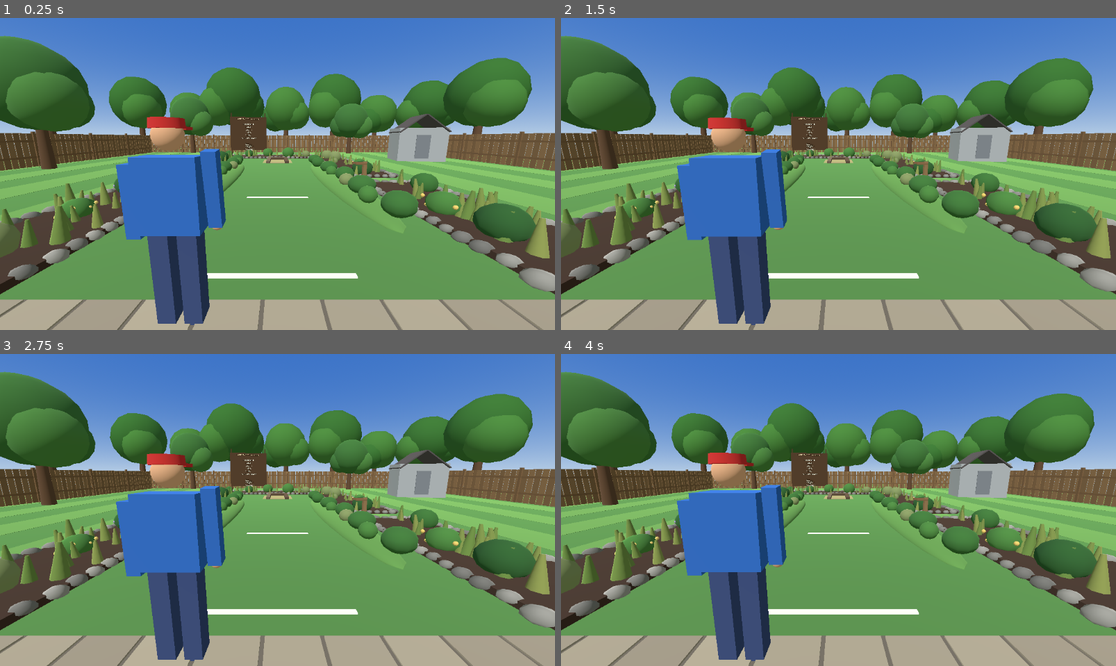
Above: before the commit, frames 1-4 (two rows, left to right).
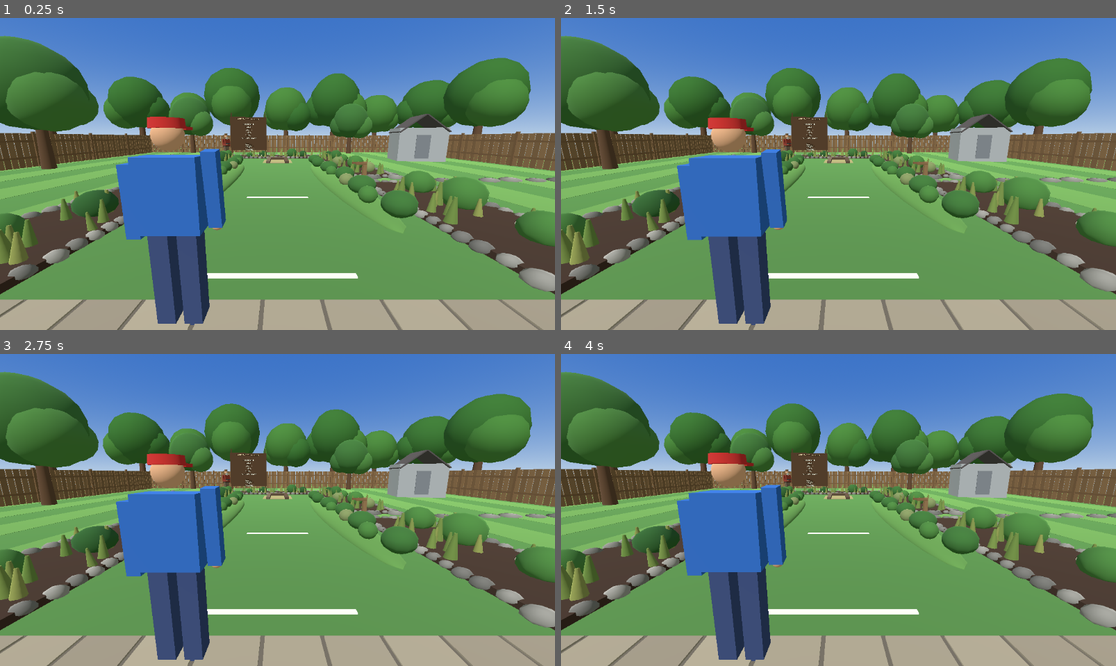
Above: after the commit, the same moments.

Repository: SibioJak/vr-horseshoes
Game: Godot game, scene res://main.tscn
Same seed, same stepped clock (60 frames per second), same inputs: the game is played once before the commit and once after it.
Inputs:
- Up to frame 1 (0.25 s): no input
- Up to frame 2 (1.5 s): no input
- Up to frame 3 (2.75 s): no input
- Up to frame 4 (4 s): no input

The runs differ from the first frame. In frame 1, 7.4% of the frame differs, in the area x 0-100%, y 12-80%; in frame 2, 7.4%; in frame 3, 7.4%; in frame 4, 7.4%.

Commit message:
Stage 2 / Stage B (checkpoint 2): fountain, the gate, Phineas - the yard pass complete
Items 3-5. THE FOUNTAIN (chosen over the pond from Chris's
original Stage 2 wording, 'rock fountain'): stacked rocks
in a stone-ringed basin set into the left bed mid-court,
still water, the bed's planting cleared from its nook.
THE GATE: the right fence run now opens at z -6.75..-5.25
with dressed posts; the panel is its own group pivoted on
the hinge post - arched top, rails, diagonal brace, hinge
straps, latch ring - standing CLOSED, ready to swing when
the cast arrives. A 13-stone stepping path runs from the
gate across the right bed's new gap to the lawn.
PHINEAS GAGE: the far-left corner's resident, primitives
in the opponent's language - slouch hat, grey beard, red
work shirt, gold pan in his outstretched hand - static at
the end of the far bed, facing the stake (guard dot 1.00,
1.81 m clear of the board sightline). Proofs: court_view
re-shot from over the patio (the house wall evicted its
old camera) + five new frames. Tallies: logic 330/330,
benches 46 + 76, audit 77, smoke ALL 574 PASSED, proofs
ALL 61 PASSED. One smoke run was timebox-killed at 580 s
(614 passes, zero failures, mid scripted game); the re-run
under a 900 s allowance finished clean at ~489 s.

Diff:
--- a/scripts/main.gd
+++ b/scripts/main.gd
@@ -985,12 +985,17 @@
 	var rail_mat := _mat(Color(0.44, 0.33, 0.21))
 	var post_mesh := BoxMesh.new()
 	post_mesh.size = Vector3(0.12, 1.85, 0.12)
-	# Runs: [start, end] pairs along the rectangle.
+	# Runs: [start, end] pairs along the rectangle. Stage B:
+	# the right run comes in TWO pieces - the gate gap
+	# (stage_b_gate's span) is a real opening in the fence,
+	# and its posts land on the gap's ends.
+	var gate_d: Dictionary = stage_b_gate()
 	var runs: Array = [
 		[Vector2(-13.0, -20.0), Vector2(13.0, -20.0)],
 		[Vector2(-13.0, 7.0), Vector2(13.0, 7.0)],
 		[Vector2(-13.0, -20.0), Vector2(-13.0, 7.0)],
-		[Vector2(13.0, -20.0), Vector2(13.0, 7.0)],
+		[Vector2(13.0, -20.0), Vector2(13.0, float(gate_d["z_hinge"]))],
+		[Vector2(13.0, float(gate_d["z_latch"])), Vector2(13.0, 7.0)],
 	]
 	for run: Array in runs:
 		var a: Vector2 = run[0]
@@ -1384,6 +1389,11 @@
 			else:
 				px = x0 + t * w
 				pz = (z0 + z1) * 0.5 + rng.randf_range(-0.40, 0.40)
+			# Stage B: the fountain's nook stays clear - no
+			# shrub plants inside its basin's circle.
+			if Vector2(px - STAGE_B_FOUNTAIN_POS.x,
+					pz - STAGE_B_FOUNTAIN_POS.z).length() < 0.98:
+				continue
 			var form: int = rng.randi_range(0, 2)
 			var r: float = float(shrub_radii[form])
 			var sc: float = rng.randf_range(0.85, 1.35)
@@ -1424,11 +1434,15 @@
 			var sc: float = rng.randf_range(0.8, 1.35)
 			var eul := Vector3(rng.randf_range(-0.12, 0.12),
 				rng.randf_range(0.0, TAU), rng.randf_range(-0.12, 0.12))
+			var tx: float = rng.randf_range(x0 + 0.18, x1 - 0.18)
+			var tz: float = rng.randf_range(z0 + 0.18, z1 - 0.18)
+			# Stage B: tufts keep out of the fountain nook too.
+			if Vector2(tx - STAGE_B_FOUNTAIN_POS.x,
+					tz - STAGE_B_FOUNTAIN_POS.z).length() < 0.98:
+				continue
 			tuft_tfs.append(Transform3D(
 				Basis.from_euler(eul).scaled(Vector3(sc, sc, sc)),
-				Vector3(rng.randf_range(x0 + 0.18, x1 - 0.18),
-					0.10 + 0.21 * sc - 0.05,
-					rng.randf_range(z0 + 0.18, z1 - 0.18))))
+				Vector3(tx, 0.10 + 0.21 * sc - 0.05, tz)))
 			tuft_cols.append(tuft_straw.lerp(tuft_green, rng.randf()))
 	var tuft_mesh := CylinderMesh.new()
 	tuft_mesh.top_radius = 0.02
@@ -1453,6 +1467,10 @@
 			var off := Vector3(rng.randf_range(-0.34, 0.34), 0.0,
 				rng.randf_range(-0.34, 0.34))
 			if off.length() > 0.36:
+				continue
+			# Stage B: no flower dots inside the fountain nook.
+			if Vector2(pt.x + off.x - STAGE_B_FOUNTAIN_POS.x,
+					pt.z + off.z - STAGE_B_FOUNTAIN_POS.z).length() < 0.95:
 				continue
 			var sc: float = rng.randf_range(0.8, 1.3)
 			flower_tfs.append(Transform3D(
@@ -1608,6 +1626,9 @@
 	stage_b.name = "StageB"
 	scenery_root.add_child(stage_b)
 	_build_patio(stage_b)
+	_build_fountain(stage_b)
+	_build_gate(stage_b)
+	_build_phineas(stage_b)
 
 
 func _build_patio(parent: Node) -> void:
@@ -1840,6 +1861,291 @@
 	blob.position = Vector3(0.0, 0.55, 0.0)
 	blob.scale = Vector3(1.0, 0.82, 1.0)
 	pot.add_child(blob)
+
+
+## The fountain (yard-pass item 3): a stacked-rock fountain
+## in a stone-ringed basin, set into the left bed's nook -
+## the bed's planting keeps out of its circle (see
+## _build_stage_a_beds). The water is STILL: one disc, one
+## quiet material, no animation system - the dusk/light
+## stage may teach it to move, not this pass.
+func _build_fountain(parent: Node) -> void:
+	var fountain := Node3D.new()
+	fountain.name = "Fountain"
+	fountain.position = STAGE_B_FOUNTAIN_POS
+	parent.add_child(fountain)
+	var stone_mat := _mat(Color(0.48, 0.47, 0.45))
+	var dark_stone := _mat(Color(0.38, 0.37, 0.35))
+	# Basin floor: a stone disc sunk into the mulch.
+	var floor_mi := MeshInstance3D.new()
+	var floor_mesh := CylinderMesh.new()
+	floor_mesh.top_radius = STAGE_B_FOUNTAIN_R
+	floor_mesh.bottom_radius = STAGE_B_FOUNTAIN_R
+	floor_mesh.height = 0.10
+	floor_mesh.radial_segments = 18
+	floor_mi.mesh = floor_mesh
+	floor_mi.material_override = dark_stone
+	floor_mi.position = Vector3(0.0, 0.13, 0.0)
+	fountain.add_child(floor_mi)
+	# The ring: irregular stones circled at the basin's rim,
+	# the edging's squashed-sphere language at basin scale.
+	var ring_tfs: Array = []
+	var ring_cols: Array = []
+	var rng := RandomNumberGenerator.new()
+	rng.seed = 20261109
+	var n_ring: int = 11
+	for i: int in n_ring:
+		var a: float = TAU * float(i) / float(n_ring)
+		var rr: float = 0.70 + rng.randf_range(-0.03, 0.03)
+		var s: float = rng.randf_range(0.15, 0.19)
+		var eul := Vector3(rng.randf_range(-0.12, 0.12),
+			rng.randf_range(0.0, TAU), rng.randf_range(-0.12, 0.12))
+		ring_tfs.append(Transform3D(
+			Basis.from_euler(eul).scaled(Vector3(s, s * 0.62, s * 0.88)),
+			Vector3(cos(a) * rr, 0.19, sin(a) * rr)))
+		var g: float = rng.randf_range(0.42, 0.60)
+		ring_cols.append(Color(g, g * 0.99, g * 0.96))
+	var ring_mesh := SphereMesh.new()
+	ring_mesh.radius = 1.0
+	ring_mesh.height = 2.0
+	ring_mesh.radial_segments = 7
+	ring_mesh.rings = 4
+	_stage_a_multimesh(fountain, "BasinStones", ring_mesh, ring_tfs, ring_cols)
+	# Still water: a low disc inside the ring.
+	var water_mat := StandardMaterial3D.new()
+	water_mat.albedo_color = Color(0.36, 0.54, 0.60)
+	water_mat.roughness = 0.12
+	water_mat.metallic = 0.05
+	var water := MeshInstance3D.new()
+	water.name = "Water"
+	var water_mesh := CylinderMesh.new()
+	water_mesh.top_radius = 0.64
+	water_mesh.bottom_radius = 0.64
+	water_mesh.height = 0.025
+	water_mesh.radial_segments = 18
+	water.mesh = water_mesh
+	water.material_override = water_mat
+	water.position = Vector3(0.0, 0.185, 0.0)
+	fountain.add_child(water)
+	# The rock stack: three craggy spheres piled at the
+	# centre, one pebble riding the top.
+	var rock_mesh := SphereMesh.new()
+	rock_mesh.radius = 1.0
+	rock_mesh.height = 2.0
+	rock_mesh.radial_segments = 9
+	rock_mesh.rings = 6
+	var rock_specs: Array = [
+		[Vector3(0.0, 0.30, 0.0), 0.30],
+		[Vector3(0.05, 0.55, 0.04), 0.22],
+		[Vector3(-0.03, 0.74, -0.02), 0.145],
+		[Vector3(0.01, 0.88, 0.0), 0.085],
+	]
+	var rock_i: int = 0
+	for spec: Array in rock_specs:
+		rock_i += 1
+		var rp: Vector3 = spec[0]
+		var rock := MeshInstance3D.new()
+		rock.name = "Rock%d" % rock_i
+		rock.mesh = rock_mesh
+		var shade: float = 0.44 + 0.03 * float(rock_i % 3)
+		rock.material_override = _mat(Color(shade, shade * 0.99, shade * 0.96)) \
+			if rock_i > 1 else stone_mat
+		rock.position = rp
+		rock.scale = Vector3.ONE * float(spec[1])
+		rock.rotation.y = rng.randf_range(0.0, TAU)
+		fountain.add_child(rock)
+
+
+## The gate (yard-pass item 4): the neighbours' entrance.
+## The fence run already leaves the gap (see _build_scenery);
+## here the gap gets its dressed posts and the panel itself,
+## built as its own group - "Gate" - PIVOTED AT THE HINGE
+## POST so a later pass can swing it without a rebuild. It
+## stands CLOSED this pass (pivot yaw 0). The panel is a
+## landmark, not a fence repair: arched top, two rails and a
+## diagonal brace on the yard face, hinge straps, a latch
+## with a hanging ring.
+func _build_gate(parent: Node) -> void:
+	var gate_d: Dictionary = stage_b_gate()
+	var gx: float = float(gate_d["x"])
+	var z_hinge: float = float(gate_d["z_hinge"])
+	var z_latch: float = float(gate_d["z_latch"])
+	var post_mat := _mat(Color(0.44, 0.33, 0.21))
+	# Dressed posts: a sleeve + cap over each fence post at
+	# the gap's ends, marking the doorway.
+	for pz: float in [z_hinge, z_latch]:
+		_box(parent, Vector3(gx, 0.925, pz), Vector3(0.18, 1.85, 0.18), post_mat)
+		_box(parent, Vector3(gx, 1.90, pz), Vector3(0.24, 0.07, 0.24), post_mat)
+	var gate := Node3D.new()
+	gate.name = "Gate"
+	gate.position = Vector3(gx, 0.0, z_hinge)
+	parent.add_child(gate)
+	var wood_a := _mat(Color(0.52, 0.40, 0.26))
+	var wood_b := _mat(Color(0.47, 0.36, 0.23))
+	var iron := _mat(Color(0.20, 0.20, 0.22))
+	# Five slats under an arched top (heights rise to the
+	# middle), spanning hinge to latch.
+	var heights: Array = [1.58, 1.72, 1.80, 1.72, 1.58]
+	for i: int in 5:
+		var h: float = float(heights[i])
+		var slat: MeshInstance3D = _box(gate,
+			Vector3(0.0, h * 0.5, 0.16 + 0.295 * float(i)),
+			Vector3(0.035, h, 0.25), wood_a if i % 2 == 0 else wood_b)
+		slat.name = "Slat%d" % (i + 1)
+	# Rails + diagonal brace on the yard face (-x).
+	_box(gate, Vector3(-0.045, 0.55, 0.75), Vector3(0.03, 0.10, 1.42), wood_b)
+	_box(gate, Vector3(-0.045, 1.30, 0.75), Vector3(0.03, 0.10, 1.42), wood_b)
+	var brace: MeshInstance3D = _box(gate, Vector3(-0.045, 0.92, 0.75),
+		Vector3(0.03, 0.09, 1.64), wood_b)
+	brace.rotation_degrees = Vector3(-35.4, 0.0, 0.0)
+	# Hinge straps at the pivot, latch + ring at the far end.
+	_box(gate, Vector3(0.0, 0.45, 0.06), Vector3(0.10, 0.07, 0.18), iron)
+	_box(gate, Vector3(0.0, 1.35, 0.06), Vector3(0.10, 0.07, 0.18), iron)
+	_box(gate, Vector3(-0.05, 1.05, 1.44), Vector3(0.06, 0.05, 0.12), iron)
+	var ring := MeshInstance3D.new()
+	ring.name = "LatchRing"
+	var ring_mesh := TorusMesh.new()
+	ring_mesh.inner_radius = 0.032
+	ring_mesh.outer_radius = 0.052
+	ring_mesh.rings = 10
+	ring_mesh.ring_segments = 6
+	ring.mesh = ring_mesh
+	ring.material_override = iron
+	ring.position = Vector3(-0.085, 0.97, 1.46)
+	ring.rotation_degrees = Vector3(0.0, 90.0, 0.0)
+	gate.add_child(ring)
+	# The stepping-stone path: from the gate, across the
+	# right bed's gap, to the lawn at the berm's toe. Flat
+	# stones, the edging's family at path scale; the two
+	# stones over the bed ride at bed height.
+	var path_tfs: Array = []
+	var path_cols: Array = []
+	var rng := RandomNumberGenerator.new()
+	rng.seed = 20261110
+	var stone_x: float = 12.55
+	while stone_x > 2.55:
+		var on_bed: bool = stone_x >= 2.70 and stone_x <= 4.70
+		var s: float = rng.randf_range(0.28, 0.34)
+		var eul := Vector3(rng.randf_range(-0.06, 0.06),
+			rng.randf_range(0.0, TAU), rng.randf_range(-0.06, 0.06))
+		path_tfs.append(Transform3D(
+			Basis.from_euler(eul).scaled(Vector3(s, s * 0.24, s * 0.82)),
+			Vector3(stone_x, 0.145 if on_bed else 0.045,
+				-6.0 + rng.randf_range(-0.06, 0.06))))
+		var g: float = rng.randf_range(0.44, 0.58)
+		path_cols.append(Color(g, g * 0.99, g * 0.96))
+		stone_x -= 0.83
+	var path_mesh := SphereMesh.new()
+	path_mesh.radius = 1.0
+	path_mesh.height = 2.0
+	path_mesh.radial_segments = 8
+	path_mesh.rings = 4
+	_stage_a_multimesh(parent, "PathStones", path_mesh, path_tfs, path_cols)
+
+
+## Phineas Gage (yard-pass item 5): the far-left corner's
+## resident - a low-poly miner '49er built from primitives
+## in the opponent figure's language (AIPitcher's boxes and
+## sphere head at the same scale): slouch hat, grey beard,
+## red work shirt, trousers, and a gold pan held out in his
+## right hand. He stands at ease at the end of the left
+## bed, facing the court - the stake - watching the game.
+## STATIC this pass: no face, no balloons, no animation;
+## the cast pass gives him life.
+func _build_phineas(parent: Node) -> void:
+	var phin := Node3D.new()
+	phin.name = "Phineas"
+	phin.position = STAGE_B_PHINEAS_POS
+	var to_stake: Vector3 = STAKE_POS - STAGE_B_PHINEAS_POS
+	phin.rotation.y = atan2(-to_stake.x, -to_stake.z)
+	parent.add_child(phin)
+	var skin := _mat(Color(0.76, 0.57, 0.42))
+	var shirt := _mat(Color(0.52, 0.20, 0.14))
+	var trousers := _mat(Color(0.38, 0.32, 0.25))
+	var leather := _mat(Color(0.25, 0.19, 0.13))
+	var hat_mat := _mat(Color(0.40, 0.30, 0.18))
+	var grey := _mat(Color(0.72, 0.71, 0.68))
+	# Boots and trousers.
+	_box(phin, Vector3(-0.10, 0.045, -0.02), Vector3(0.13, 0.09, 0.26), leather)
+	_box(phin, Vector3(0.10, 0.045, -0.02), Vector3(0.13, 0.09, 0.26), leather)
+	_box(phin, Vector3(-0.10, 0.48, 0.0), Vector3(0.15, 0.78, 0.17), trousers)
+	_box(phin, Vector3(0.10, 0.48, 0.0), Vector3(0.15, 0.78, 0.17), trousers)
+	# Torso: red work shirt over a belt line.
+	_box(phin, Vector3(0.0, 1.16, 0.0), Vector3(0.46, 0.58, 0.24), shirt)
+	_box(phin, Vector3(0.0, 0.90, 0.0), Vector3(0.47, 0.07, 0.25), leather)
+	# Left arm hangs at ease; the right bends forward,
+	# holding the pan out the way a man shows you his claim.
+	_box(phin, Vector3(-0.315, 1.12, 0.01), Vector3(0.11, 0.56, 0.12), shirt)
+	_box(phin, Vector3(0.315, 1.24, 0.0), Vector3(0.11, 0.34, 0.12), shirt)
+	_box(phin, Vector3(0.315, 1.04, -0.17), Vector3(0.10, 0.11, 0.36), shirt)
+	var hand := MeshInstance3D.new()
+	var hand_mesh := SphereMesh.new()
+	hand_mesh.radius = 0.05
+	hand_mesh.height = 0.10
+	hand_mesh.radial_segments = 10
+	hand_mesh.rings = 6
+	hand.mesh = hand_mesh
+	hand.material_override = skin
+	hand.position = Vector3(0.315, 1.04, -0.36)
+	phin.add_child(hand)
+	# The gold pan: dark steel, a dirt disc, one fleck.
+	var pan := MeshInstance3D.new()
+	pan.name = "GoldPan"
+	var pan_mesh := CylinderMesh.new()
+	pan_mesh.top_radius = 0.20
+	pan_mesh.bottom_radius = 0.13
+	pan_mesh.height = 0.055
+	pan_mesh.radial_segments = 16
+	pan.mesh = pan_mesh
+	pan.material_override = _mat(Color(0.30, 0.30, 0.32))
+	pan.position = Vector3(0.315, 1.10, -0.44)
+	phin.add_child(pan)
+	_cyl(phin, Vector3(0.315, 1.125, -0.44), 0.155, 0.012,
+		_mat(Color(0.55, 0.50, 0.38)))
+	var fleck := MeshInstance3D.new()
+	var fleck_mesh := SphereMesh.new()
+	fleck_mesh.radius = 0.018
+	fleck_mesh.height = 0.036
+	fleck_mesh.radial_segments = 6
+	fleck_mesh.rings = 4
+	fleck.mesh = fleck_mesh
+	fleck.material_override = _mat(Color(0.85, 0.65, 0.20))
+	fleck.position = Vector3(0.29, 1.135, -0.42)
+	phin.add_child(fleck)
+	# Head, grey beard, slouch hat with a tilt.
+	var head := MeshInstance3D.new()
+	var head_mesh := SphereMesh.new()
+	head_mesh.radius = 0.115
+	head_mesh.height = 0.23
+	head_mesh.radial_segments = 14
+	head_mesh.rings = 8
+	head.mesh = head_mesh
+	head.material_override = skin
+	head.position = Vector3(0.0, 1.60, 0.0)
+	phin.add_child(head)
+	_box(phin, Vector3(0.0, 1.495, -0.085), Vector3(0.17, 0.19, 0.07), grey)
+	var brim := MeshInstance3D.new()
+	var brim_mesh := CylinderMesh.new()
+	brim_mesh.top_radius = 0.215
+	brim_mesh.bottom_radius = 0.215
+	brim_mesh.height = 0.025
+	brim_mesh.radial_segments = 16
+	brim.mesh = brim_mesh
+	brim.material_override = hat_mat
+	brim.position = Vector3(0.0, 1.685, -0.01)
+	brim.rotation.z = deg_to_rad(3.0)
+	phin.add_child(brim)
+	var crown := MeshInstance3D.new()
+	var crown_mesh := CylinderMesh.new()
+	crown_mesh.top_radius = 0.10
+	crown_mesh.bottom_radius = 0.12
+	crown_mesh.height = 0.13
+	crown_mesh.radial_segments = 12
+	crown.mesh = crown_mesh
+	crown.material_override = hat_mat
+	crown.position = Vector3(0.0, 1.755, -0.01)
+	crown.rotation.z = deg_to_rad(3.0)
+	phin.add_child(crown)
 
 
 func _build_rig() -> void:
--- a/tests/render_proofs.gd
+++ b/tests/render_proofs.gd
@@ -46,6 +46,16 @@
 ##     pit looking back: the planted yard behind the player.
 ##   proofs/bed_closeup.png - a right-hand bed at arm's length:
 ##     stones, shrubs, tufts, flower dots.
+##   proofs/lookback_from_line.png - Stage B: the turn-around
+##     from the pitching spot - patio, house rear, stations.
+##   proofs/patio_close.png - Stage B: the patio dressed -
+##     grill, table and chairs, door and pots.
+##   proofs/gate_view.png - Stage B: THE GATE in the right
+##     fence, the stepping-stone path arriving.
+##   proofs/fountain_view.png - Stage B: the stacked-rock
+##     fountain in its nook in the left bed.
+##   proofs/phineas_view.png - Stage B: Phineas Gage in the
+##     far-left corner, pan in hand.
 ##   proofs/sway_a.png / sway_b.png - the sway pair: one
 ##     designated background canopy against the sky, shot twice
 ##     ~6 s apart; the suite MEASURES the canopy's displacement
@@ -195,10 +205,13 @@
 	# proof stands where the axis is visible: the player's
 	# station near-right with its pair face-on, the AI in his
 	# box beside him at the line, the landscaped rows lining
-	# the lane, the pit and the board beyond it.
+	# the lane, the pit and the board beyond it. Stage B: the
+	# stations stand on the PATIO behind the line now, and
+	# the house's rear wall stands where this camera used to
+	# sit - it shoots from over the patio instead.
 	var cam_a := Camera3D.new()
 	cam_a.fov = 55.0
-	cam_a.position = Vector3(0.0, 2.9, 5.4)
+	cam_a.position = Vector3(0.0, 2.9, 3.1)
 	main.add_child(cam_a)
 	cam_a.look_at(Vector3(0.0, 0.0, -6.098), Vector3.UP)
 	cam_a.current = true
@@ -264,6 +277,42 @@
 		check(shift_px >= 1.0 and shift_px <= 30.0,
 			"sway pair: canopy displaced %.1f px = %.3f m in ~6 s - moving, and small"
 			% [shift_px, shift_px * m_per_px])
+
+	# --- Proof B: the YARD PASS frames (Stage B) ---
+	# The look-back from behind the pitching spot: the
+	# player turns around and the patio is there - house
+	# rear, both stations on the slab, the grill and table.
+	var cam_y := Camera3D.new()
+	cam_y.fov = 55.0
+	cam_y.position = Vector3(0.8, 1.62, -1.5)
+	main.add_child(cam_y)
+	cam_y.look_at(Vector3(0.2, 0.8, 5.0), Vector3.UP)
+	cam_y.current = true
+	await settle(6)
+	await snap(cam_y, "res://proofs/lookback_from_line.png")
+	# The patio close: pavers underfoot, grill, table and
+	# chairs, the back door and its pots.
+	cam_y.position = Vector3(0.2, 1.45, 1.1)
+	cam_y.look_at(Vector3(2.2, 0.7, 4.6), Vector3.UP)
+	await settle(6)
+	await snap(cam_y, "res://proofs/patio_close.png")
+	# The gate from inside the yard, the stepping-stone
+	# path arriving across the bed gap at the frame's feet.
+	cam_y.position = Vector3(9.8, 1.5, -6.0)
+	cam_y.look_at(Vector3(13.0, 1.0, -6.0), Vector3.UP)
+	await settle(6)
+	await snap(cam_y, "res://proofs/gate_view.png")
+	# The fountain in its nook in the left bed.
+	cam_y.position = Vector3(-1.8, 1.15, -4.7)
+	cam_y.look_at(Vector3(-3.69, 0.35, -6.0), Vector3.UP)
+	await settle(6)
+	await snap(cam_y, "res://proofs/fountain_view.png")
+	# Phineas in his corner: hat, beard, pan, watching.
+	cam_y.position = Vector3(-1.55, 1.5, -12.4)
+	cam_y.look_at(Vector3(-3.85, 1.05, -14.3), Vector3.UP)
+	await settle(6)
+	await snap(cam_y, "res://proofs/phineas_view.png")
+	cam_y.queue_free()
 
 	# --- Proof A2: board close-up, MID-GAME (Backyard Game v1) ---
 	# Seed a game in progress, so the board renders its game
--- a/tests/smoke_main.gd
+++ b/tests/smoke_main.gd
@@ -1106,6 +1106,65 @@
 						n_chairs += 1
 			check(n_pots == 2, "Stage B: potted plants flank the back door (%d)" % n_pots)
 			check(n_chairs == 3, "Stage B: three chairs ring the patio table (%d)" % n_chairs)
+		# Fountain: built in its nook, ringed, watered.
+		var fountain_n: Node = stage_b.get_node_or_null("Fountain")
+		check(fountain_n != null, "Stage B: the fountain stands in the left bed")
+		if fountain_n != null:
+			check(fountain_n.get_node_or_null("Water") != null,
+				"Stage B: the fountain's basin holds still water")
+			var ring: Node = fountain_n.get_node_or_null("BasinStones")
+			check(ring != null and (ring as MultiMeshInstance3D).multimesh.instance_count >= 10,
+				"Stage B: the basin is stone-ringed (%d stones)"
+				% ((ring as MultiMeshInstance3D).multimesh.instance_count if ring != null else 0))
+			check(absf((fountain_n as Node3D).position.distance_to(
+				main.STAGE_B_FOUNTAIN_POS)) < 0.01,
+				"Stage B: the fountain sits at its surveyed nook")
+		# The gate: its own group, pivoted at the hinge,
+		# closed, and the fence really does open behind it.
+		var gate_n: Node = stage_b.get_node_or_null("Gate")
+		check(gate_n != null, "Stage B: the gate group exists")
+		if gate_n != null:
+			var gd: Dictionary = main.stage_b_gate()
+			check(absf((gate_n as Node3D).position.x - float(gd["x"])) < 0.01
+				and absf((gate_n as Node3D).position.z - float(gd["z_hinge"])) < 0.01,
+				"Stage B: the gate pivots on its hinge post")
+			check(absf((gate_n as Node3D).rotation.y) < 0.001,
+				"Stage B: the gate stands CLOSED this pass")
+			check(gate_n.get_child_count() >= 10,
+				"Stage B: the gate panel is built (%d pieces)" % gate_n.get_child_count())
+		var fence_gap_blocked: int = 0
+		for fch: Node in main.scenery_root.get_node("Fence").get_children():
+			var fm: Node3D = fch as Node3D
+			if fm != null and fm.global_position.x > 12.9 \
+					and fm.global_position.z > -6.60 and fm.global_position.z < -5.40:
+				fence_gap_blocked += 1
+		check(fence_gap_blocked == 0,
+			"Stage B: the fence opening behind the gate is truly open (%d pieces in the gap)"
+			% fence_gap_blocked)
+		var path_n: Node = stage_b.get_node_or_null("PathStones")
+		check(path_n != null and (path_n as MultiMeshInstance3D).multimesh.instance_count >= 12,
+			"Stage B: the stepping-stone path runs from the gate (%d stones)"
+			% ((path_n as MultiMeshInstance3D).multimesh.instance_count if path_n != null else 0))
+		# Phineas: in his corner, facing the stake, and clear
+		# of the scoreboard's sightline from the pitching spot.
+		var phin_n: Node = stage_b.get_node_or_null("Phineas")
+		check(phin_n != null, "Stage B: Phineas stands in his corner")
+		if phin_n != null:
+			var pp: Vector3 = (phin_n as Node3D).global_position
+			check(pp.distance_to(main.STAGE_B_PHINEAS_POS) < 0.01,
+				"Stage B: Phineas is at his surveyed corner")
+			var fwd: Vector3 = -(phin_n as Node3D).global_transform.basis.z
+			fwd.y = 0.0
+			var to_stake: Vector3 = main.STAKE_POS - pp
+			to_stake.y = 0.0
+			check(fwd.normalized().dot(to_stake.normalized()) > 0.9,
+				"Stage B: Phineas faces the court and the stake (dot %.2f)"
+				% fwd.normalized().dot(to_stake.normalized()))
+			check(sightline_dist(pp) > 1.5,
+				"Stage B: Phineas keeps clear of the board sightline (%.2f m)"
+				% sightline_dist(pp))
+			check(phin_n.get_node_or_null("GoldPan") != null,
+				"Stage B: the gold pan is in his hand")
 
 	var sky_ok: bool = false
 	for child: Node in main.get_children():
Binary file changed: proofs/bed_closeup.png
Binary file changed: proofs/board_closeup.png
Binary file changed: proofs/board_from_foul_line.png
Binary file changed: proofs/court_view.png
Binary file added: proofs/fountain_view.png
Binary file added: proofs/gate_view.png
Binary file changed: proofs/grip_far.png
Binary file changed: proofs/grip_far_heel.png
Binary file changed: proofs/grip_label.png
Binary file changed: proofs/held_shoe.png
Binary file changed: proofs/insert_view.png
Binary file added: proofs/lookback_from_line.png
(and 6 more such lines)
